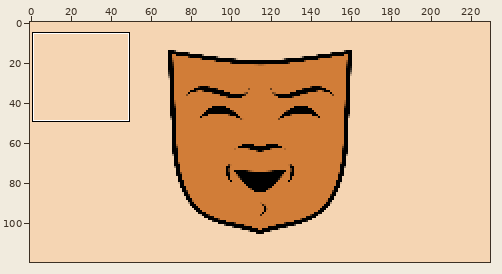
File history of a sprite sheet, thumbnail.png. The picture above shows the old version from afar; the outline marks the close-up.
Close-up. The starting point:
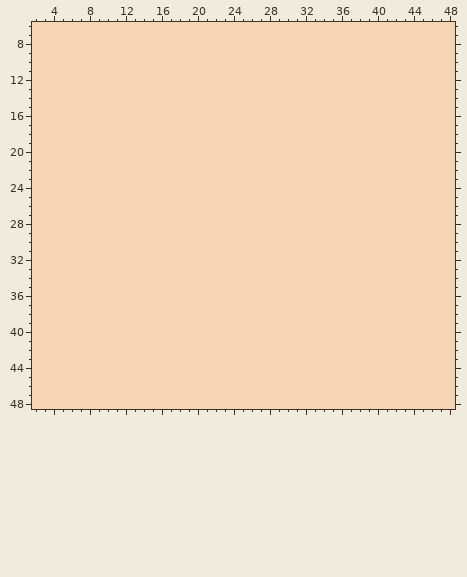
The file is 230x120 pixels. Colours within 5 levels of each other are drawn and written as one. Shown: x 2..48, y 6..48. The commit also changed other parts of the picture, which this record leaves out.
Once edited:
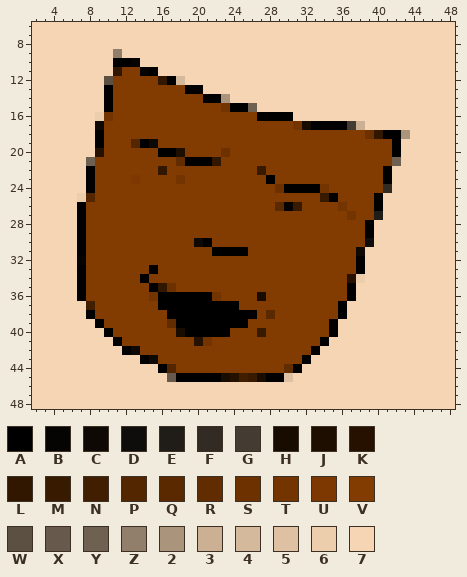
Palette (. is transparent): A #000000  B #060402  C #0e0905  D #0f0d0b  E #201c17  F #312b24  G #443b32  H #180b00  J #1e0e00  K #261100  L #311600  M #381a00  N #411e00  P #542600  Q #5a2900  R #612c00  S #6d3100  T #733400  U #7c3800  V #823b00  W #5c5043  X #675a4c  Y #6f6151  Z #927f6b  2 #aa947c  3 #cbb094  4 #d5b99c  5 #dec1a2  6 #eccdac  7 #f5d5b3
Difference:
y 9: x 11 7 -> Z
y 10: x 11..13 777 -> AAB
y 11: x 11..15 77777 -> LVVBA
y 12: x 10..18 777777777 -> WVVVVVLA4
y 13: x 10..20 77777777777 -> AVVVVVVVVAA
y 14: x 10..23 77777777777777 -> AVVVVVVVVVVAA2
y 15: x 10..26 77777777777777777 -> AVVVVVVVVVVVVTAAY
y 16: x 9..30 7777777777777777777777 -> 6TVVVVVVVVVVVVVVVVAAAA
y 17: x 9..38 777777777777777777777777777777 -> CVVVVVVVVVVVVVVVVVVVVVTHAAAAG3
y 18: x 9..43 77777777777777777777777777777777777 -> AVVVVVVVVVVVVVVVVVVVVVVVVVVVVVSLAA2
y 19: x 9..42 7777777777777777777777777777777777 -> AVVVPACVVVVVVVVVVVVVVVVVVVVVVVVVVA
y 20: x 9..42 7777777777777777777777777777777777 -> KVVVVVVAAJVVVVSVVVVVVVVVVVVVVVVVVA
y 21: x 8..42 77777777777777777777777777777777777 -> YVVVVVVVVVRAAALVVVVVVVVVVVVVVVVVVVY
y 22: x 8..41 7777777777777777777777777777777777 -> AVVVVVVVLVVVVVVVVVVMVVVVVVVVVVVVVA
y 23: x 8..41 7777777777777777777777777777777777 -> AVVVVUVVVVTVVVVVVVVVAVVVVVVVVVVVVA
y 24: x 8..41 7777777777777777777777777777777777 -> AVVVVVVVVVVVVVVVVVVVVSAAAATVVVVVVF
y 25: x 7..40 7777777777777777777777777777777777 -> 6PVVVVVVVVVVVVVVVVVVVVVVVVVMAVVVVA
y 26: x 7..40 7777777777777777777777777777777777 -> AVVVVVVVVVVVVVVVVVVVVVQBMVVVVTVVVA
y 27: x 7..40 7777777777777777777777777777777777 -> AVVVVVVVVVVVVVVVVVVVVVVVVVVVVVTVVE
y 28..29: x 7..39 777777777777777777777777777777777 -> AVVVVVVVVVVVVVVVVVVVVVVVVVVVVVVVA
y 30: x 7..39 777777777777777777777777777777777 -> AVVVVVVVVVVVVCAVVVVVVVVVVVVVVVVVD
y 31: x 7..38 77777777777777777777777777777777 -> AVVVVVVVVVVVVVVAAAAVVVVVVVVVVVVC
y 32: x 7..38 77777777777777777777777777777777 -> BVVVVVVVVVVVVVVVVVVVVVVVVVVVVVVA
y 33: x 7..38 77777777777777777777777777777777 -> AVVVVVVVAVVVVVVVVVVVVVVVVVVVVVVA
y 34: x 7..38 77777777777777777777777777777777 -> AVVVVVVAVVVVVVVVVVVVVVVVVVVVVVK6
y 35: x 7..37 7777777777777777777777777777777 -> AVVVVVVVALSVVVVVVVVVVVVVVVVVVVA
y 36: x 7..37 7777777777777777777777777777777 -> AVVVVVVVTAAAAAATVVVVHVVVVVVVVVA
y 37: x 8..36 77777777777777777777777777777 -> NVVVVVVVAAAAAAAAAVVVVVVVVVVVA
y 38: x 8..36 77777777777777777777777777777 -> AVVVVVVVVAAAAAAAAAAVQVVVVVVVA
y 39: x 9..35 777777777777777777777777777 -> AVVVVVVVRAAAAAAAAVVVVVVVVVA
y 40: x 10..35 77777777777777777777777777 -> AVVVVVVVHAAAAAVVVMVVVVVVVA
y 41: x 11..34 777777777777777777777777 -> AVVVVVVVVKTVVVVVVVVVVVVA
y 42: x 12..33 7777777777777777777777 -> ACVVVVVVVVVVVVVVVVVVVA
y 43: x 14..32 7777777777777777777 -> ACVVVVVVVVVVVVVVVVA
y 44: x 16..31 7777777777777777 -> APVVVVVVVVVVVVRA
y 45: x 17..30 77777777777777 -> XAAAAAHKNMHAA5
